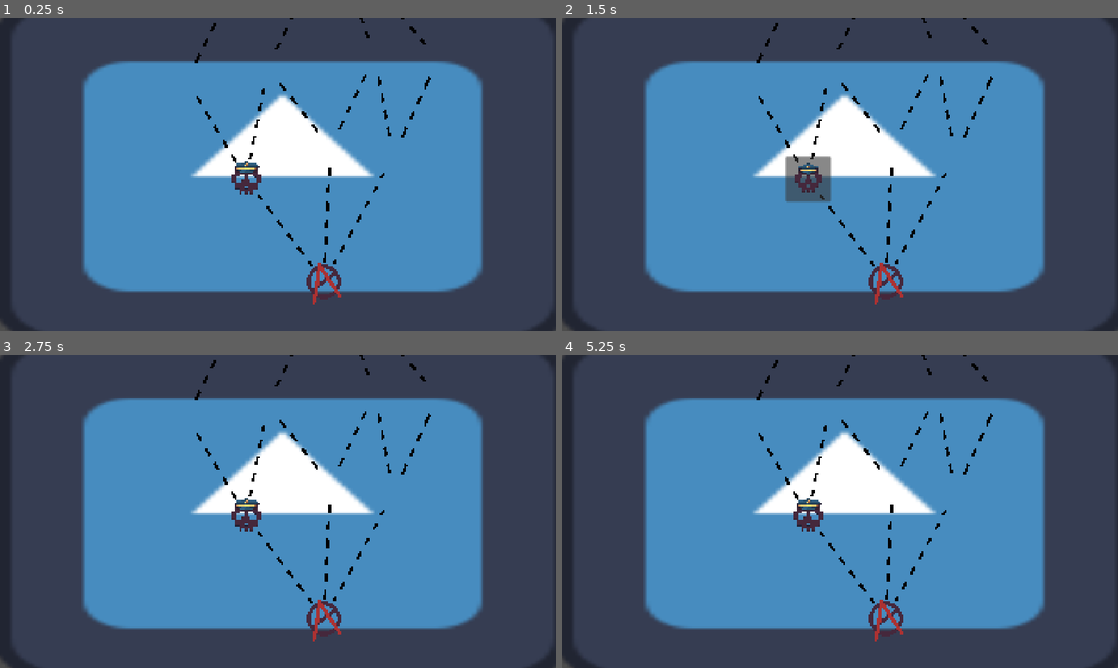
Above: before the commit, frames 1-4 (two rows, left to right).
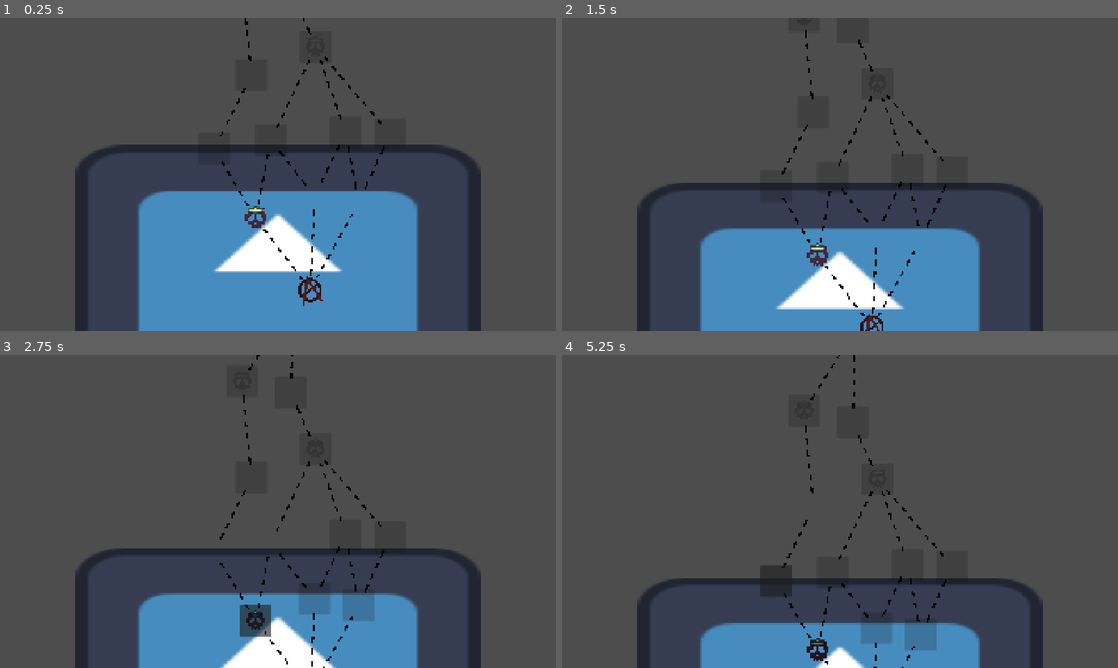
Above: after the commit, the same moments.

Repository: Winter-Aria/SouperSerious
Game: Godot game, scene res://map_screen.tscn
Same seed, same stepped clock (60 frames per second), same inputs: the game is played once before the commit and once after it. The project has no main scene, so this scene is started directly. The engine's default icon, where the game draws it, is replaced by a stand-in: a white triangle on a blue panel in a dark square.
Inputs (mouse positions are in pixels of both pictures, inside the frame that each line leads up to; where the layout moved, square brackets give the same spot in the first picture):
- Up to frame 1 (0.25 s): no input
- Up to frame 2 (1.5 s): click (873, 315) [884, 280] at 0.5 s; click (806, 177) at 1.27 s
- Up to frame 3 (2.75 s): click (255, 592) at 2.02 s
- Up to frame 4 (5.25 s): click (817, 621) at 2.77 s; click (778, 552) at 3.52 s; click (817, 649) at 4.27 s; click (778, 580) at 5.02 s

The runs differ from the first frame. In frame 1, 51% of the frame differs, in the area x 0-100%, y 0-100%; in frame 2, 56%; in frame 3, 60%; in frame 4, 63%.

Commit message:
added a camera

Diff:
--- a/souper-serious-game-jam/Scripts/MagGenerator.gd
+++ b/souper-serious-game-jam/Scripts/MagGenerator.gd
@@ -1,58 +1,73 @@
 extends Node2D
 class_name MapGenerator
-
 
 const ROWS = 5
 const MIN_NODES_PER_ROW = 2
 const MAX_NODES_PER_ROW = 4
-const COLUMN_SPACING =120
+const COLUMN_SPACING = 120
 const ROW_SPACING = 150
 const MIN_NODE_DISTANCE = 90.0
-
 
 func Generate() -> Array[MapNode]:
 	var allNodes: Array[MapNode] = []
 	var rows: Array[Array] = []
-	var start  :=MakeNode("start", MapNode.NodeType.START, Vector2i(0,0))
+
+	var start := MakeNode("start", MapNode.NodeType.START, Vector2i(0,0))
+	start.visited = true
+	start.available = false
 	rows.append([start])
 	allNodes.append(start)
 
 	for row_i in range(1, ROWS):
-		var count= randi_range(MIN_NODES_PER_ROW, MAX_NODES_PER_ROW)
-		var rowNodes:Array[MapNode] = []
+		var count = randi_range(MIN_NODES_PER_ROW, MAX_NODES_PER_ROW)
+		var rowNodes: Array[MapNode] = []
 		for col_i in range(count):
 			var type = RandomType()
 			var node := MakeNode("r%d_c%d" % [row_i, col_i], type, Vector2i(col_i, row_i))
 			rowNodes.append(node)
 			allNodes.append(node)
 		rows.append(rowNodes)
-	var boss := MakeNode("boss", MapNode.NodeType.BOSS, Vector2i(0,ROWS))
+
+	var boss := MakeNode("boss", MapNode.NodeType.BOSS, Vector2i(0, ROWS))
 	rows.append([boss])
 	allNodes.append(boss)
 
-	for row_i in range(rows.size()-1):
-		ConnectRows(rows[row_i], rows[row_i+1])
+	for row_i in range(rows.size() - 1):
+		ConnectRows(rows[row_i], rows[row_i + 1])
+
+	# Player starts already at 'start' -- unlock its direct connections immediately
+	for connId in start.connections:
+		var target = FindNodeByIdInList(connId, allNodes)
+		if target:
+			target.available = true
 
 	CalculateScreenPositions(rows)
 	return allNodes
 
 
+func FindNodeByIdInList(id: String, nodeList: Array) -> MapNode:
+	for node in nodeList:
+		if node.id == id:
+			return node
+	return null
 
-func MakeNode(id: String, type: MapNode.NodeType, gridPos: Vector2i)-> MapNode:
-	var node:=MapNode.new()
+
+func MakeNode(id: String, type: MapNode.NodeType, gridPos: Vector2i) -> MapNode:
+	var node := MapNode.new()
 	node.id = id
 	node.type = type
 	node.gridPos = gridPos
 	return node
 
-func RandomType()-> MapNode.NodeType:
-	var choices= [
 
+func RandomType() -> MapNode.NodeType:
+	var choices = [
 		MapNode.NodeType.COMBAT,
 		MapNode.NodeType.WHEEL,
 		MapNode.NodeType.GLOBAL_RULE,
-		]
-	return choices[randi()%choices.size()]
+	]
+	return choices[randi() % choices.size()]
+
 
 func ConnectRows(lower: Array, upper: Array) -> void:
 	var sortedLower = lower.duplicate()
@@ -67,12 +82,10 @@
 	for i in range(sortedLower.size()):
 		var lowerNode = sortedLower[i]
 
-
 		var primaryIndex = clampi(lastIndex, 0, sortedUpper.size() - 1)
 		var primaryTarget = sortedUpper[primaryIndex]
 		lowerNode.connections.append(primaryTarget.id)
 		connectedUpper[primaryTarget.id] = true
-
 
 		var branched = false
 		if randf() < 0.3 and primaryIndex + 1 < sortedUpper.size():
@@ -80,6 +93,7 @@
 			lowerNode.connections.append(secondTarget.id)
 			connectedUpper[secondTarget.id] = true
 			branched = true
+
 		if branched:
 			lastIndex = primaryIndex + 1
 		else:
@@ -99,27 +113,25 @@
 					closestLower = lowerNode
 			closestLower.connections.append(upperNode.id)
 
+
 func CalculateScreenPositions(rows: Array) -> void:
 	var drift = 0.0
-
 	for row_i in range(rows.size()):
 		var rowNodes = rows[row_i]
 		var rowWidth = (rowNodes.size() - 1) * COLUMN_SPACING
 		var startX = -rowWidth / 2.0 + drift
-
 		for col_i in range(rowNodes.size()):
 			var node: MapNode = rowNodes[col_i]
 			var x = startX + col_i * COLUMN_SPACING
 			var y = -row_i * ROW_SPACING
-
 			x += randf_range(-40, 40)
 			y += randf_range(-30, 30)
-
 			node.screenPos = Vector2(x, y)
 		drift += randf_range(-60, 60)
 		drift = clamp(drift, -150, 150)
 		drift *= 0.7
 		ResolveOverlaps(rowNodes)
+
 
 func ResolveOverlaps(rowNodes: Array) -> void:
 	rowNodes.sort_custom(func(a, b): return a.screenPos.x < b.screenPos.x)
--- a/souper-serious-game-jam/Scripts/map_node_button.gd
+++ b/souper-serious-game-jam/Scripts/map_node_button.gd
@@ -1,6 +1,7 @@
 extends Button
+signal NodeClicked(node: MapNode)
+var mapNode: MapNode
 
-var mapNode: MapNode
 const ICONS = {
 
 	MapNode.NodeType.COMBAT: preload("res://Art/MapIcon/CombatIcon.png"),
@@ -9,7 +10,7 @@
 }
 
 
-func setup(nodeData: MapNode) -> void:
+func Setup(nodeData: MapNode) -> void:
 	mapNode = nodeData
 	custom_minimum_size = Vector2(64, 64)
 	text = ""
@@ -17,7 +18,20 @@
 	expand_icon = true
 	position = nodeData.screenPos
 	pressed.connect(OnPressed)
+	UpdateVisualState()
 
 
-func OnPressed()-> void:
-	print("Clicked node: " , mapNode.id)
+func OnPressed() -> void:
+	print("Button OnPressed fired for: ", mapNode.id)
+	NodeClicked.emit(mapNode)
+
+func UpdateVisualState() -> void:
+	if mapNode.visited:
+		modulate = Color(0.5, 0.5, 0.5, 1.0)
+		disabled = false
+	elif mapNode.available:
+		modulate = Color(1.0, 1.0, 1.0, 1.0)
+		disabled = false
+	else:
+		modulate = Color(0.3, 0.3, 0.3, 0.6)
+		disabled = true
--- a/souper-serious-game-jam/Scripts/map_screen.gd
+++ b/souper-serious-game-jam/Scripts/map_screen.gd
@@ -1,16 +1,62 @@
 extends Node2D
-var mapNodes: Array[MapNode]=[]
+
+var mapNodes: Array[MapNode] = []
+var nodeButtons: Dictionary = {}
+
 @export var MapButton: PackedScene
 
 func _ready() -> void:
 	var generator = MapGenerator.new()
 	mapNodes = generator.Generate()
 	print("Generated ", mapNodes.size(), " Nodes")
+
 	$PathLines.Setup(mapNodes)
+
 	for node in mapNodes:
 		SpawnNodeButton(node)
 
-func SpawnNodeButton(nodeData:MapNode)-> void:
+	RefreshAllButtons()
+
+	var startNode = FindNodeById("start")
+	$MapCamera.SetTarget(startNode)
+
+func SpawnNodeButton(nodeData: MapNode) -> void:
 	var button = MapButton.instantiate()
 	$NodeContainer.add_child(button)
-	button.setup(nodeData)
+	button.Setup(nodeData)
+	button.NodeClicked.connect(OnNodeClicked)
+	nodeButtons[nodeData.id] = button
+
+func OnNodeClicked(node: MapNode) -> void:
+	if not node.available:
+		return
+
+	node.visited = true
+	node.available = false
+
+	for connId in node.connections:
+		var target = FindNodeById(connId)
+		if target:
+			target.available = true
+
+	LockSiblingsInSameRow(node)
+	RefreshAllButtons()
+
+	$MapCamera.SetTarget(node)
+
+func LockSiblingsInSameRow(chosenNode: MapNode) -> void:
+	for node in mapNodes:
+		if node.gridPos.y == chosenNode.gridPos.y and node.id != chosenNode.id:
+			if node.available and not node.visited:
+				node.available = false
+
+func FindNodeById(id: String) -> MapNode:
+	for node in mapNodes:
+		if node.id == id:
+			return node
+	return null
+
+func RefreshAllButtons() -> void:
+	for node in mapNodes:
+		var button = nodeButtons[node.id]
+		button.UpdateVisualState()
--- /dev/null
+++ b/souper-serious-game-jam/map_camera.gd
@@ -0,0 +1,18 @@
+extends Camera2D
+
+@export var zoomLevel: float = 0.7
+@export var bottomOffset: float = 460.0
+@export var smoothingTime: float = 0.2
+
+var targetY: float = 0.0
+
+func _ready() -> void:
+	zoom = Vector2(zoomLevel, zoomLevel)
+
+func SetTarget(node: MapNode) -> void:
+	var worldOffset = bottomOffset / zoomLevel
+	targetY = node.screenPos.y - worldOffset
+
+func _process(delta: float) -> void:
+	var weight = 1.0 - exp(-delta / smoothingTime)
+	position.y = lerp(position.y, targetY, weight)
--- a/souper-serious-game-jam/map_screen.tscn
+++ b/souper-serious-game-jam/map_screen.tscn
@@ -4,21 +4,22 @@
 [ext_resource type="Texture2D" uid="uid://cgvyh40mydgh2" path="res://icon.svg" id="1_tmbxf"]
 [ext_resource type="PackedScene" uid="uid://cymt85imc0mp0" path="res://map_node_button.tscn" id="2_wcttb"]
 [ext_resource type="Script" uid="uid://bg3utsm30q026" path="res://path_lines.gd" id="4_vmmbu"]
+[ext_resource type="Script" uid="uid://boic3mrdov2g4" path="res://map_camera.gd" id="5_pc8n1"]
 
 [node name="MapScreen" type="Node2D" unique_id=7276114]
 script = ExtResource("1_tkw7f")
 MapButton = ExtResource("2_wcttb")
 
 [node name="Background" type="Sprite2D" parent="." unique_id=931885819]
-position = Vector2(976, 528)
 scale = Vector2(15.625, 9.437501)
 texture = ExtResource("1_tmbxf")
 
 [node name="PathLines" type="Node2D" parent="." unique_id=952606393]
-position = Vector2(960, 800)
 scale = Vector2(2.4393706, 2.441481)
 script = ExtResource("4_vmmbu")
 
 [node name="NodeContainer" type="Node2D" parent="." unique_id=1999119485]
-position = Vector2(960, 800)
 scale = Vector2(2.4393706, 2.441481)
+
+[node name="MapCamera" type="Camera2D" parent="." unique_id=651328710]
+script = ExtResource("5_pc8n1")
Not shown, added: souper-serious-game-jam/map_camera.gd.uid
